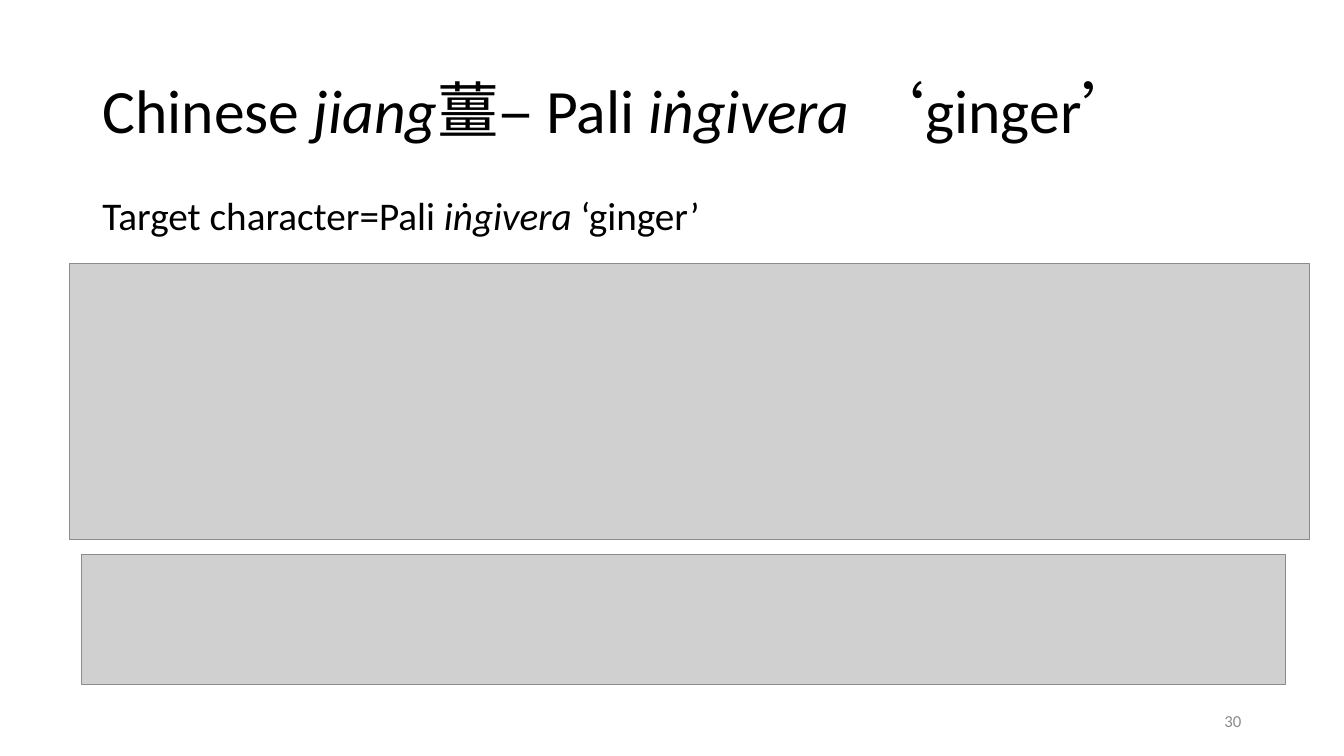
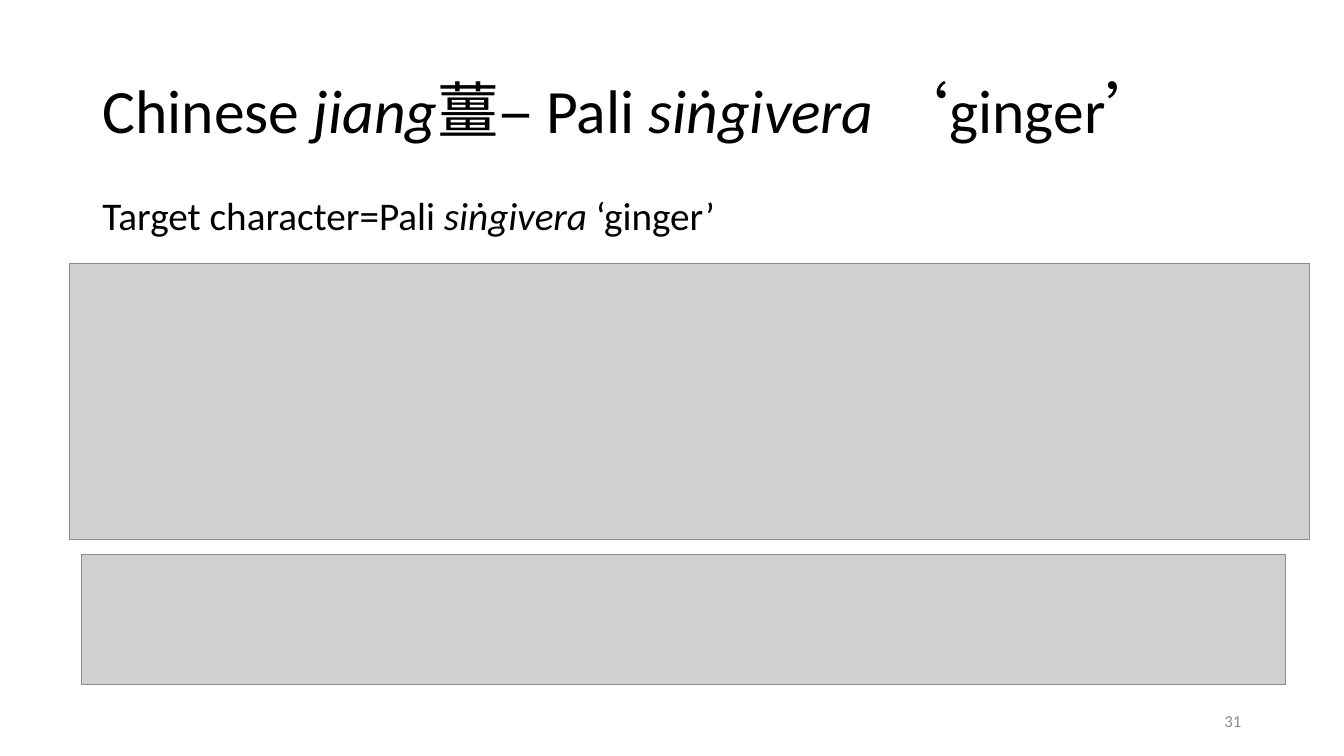
Before and after one commit to Yeheyinyan/AOS234_Talk_YaoZhang, a slide deck: slide 31 of AOS2024_YaoZhang.pptx (slide 30 before the commit). Drawn at 1344x756 pixels with LibreOffice and Linux fonts; fonts in the diff are those of the drawing; grey boxes stand for pictures. Boxes give left, top, right and bottom in pixels: in the first picture for what was removed or moved away, otherwise in the second. Text is boxed around its words. In the diff, an @@ line names an element or a change of style, - is before the commit and + after.

```diff
--- a/AOS2024_YaoZhang.pptx
+++ b/AOS2024_YaoZhang.pptx
@@ title at [102,81,1167,144]: text changed @@
-Chinese jiang薑– Pali iṅgivera ‘ginger’
+Chinese jiang薑– Pali siṅgivera ‘ginger’
@@ text at [102,202,715,237]: text changed @@
-Target character=Pali iṅgivera ‘ginger’
+Target character=Pali siṅgivera ‘ginger’
@@ page number at [1224,716,1241,727]: text changed @@
-30
+31
```
Also in this commit, not shown: 7 other slides changed, 1 slide added, 1 other file.
